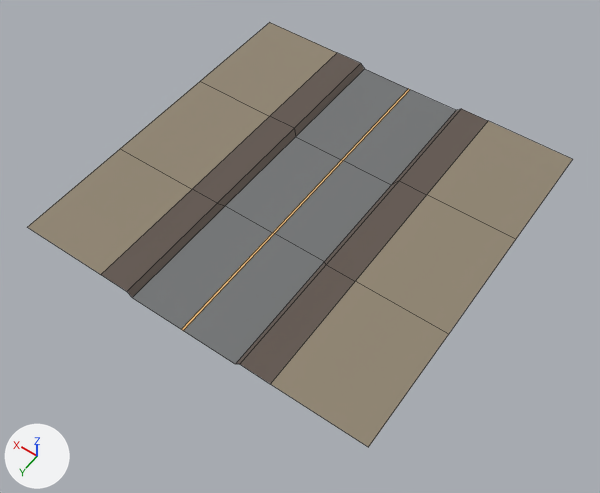
A saved change to the FBX model Assets/Models/Reta.fbx.
Both versions are drawn from a 50 mm camera at (-1.62, 2.34, 3.18) aimed at (-0.06, 0.16, -0.24). The axes (+X, +Y, +Z) are drawn at lower left. The lights are the same throughout. Mesh edges are drawn as thin lines. Where no turn or scale is listed for an object, it has been applied to the vertices.

The first picture shows 'Reta'.
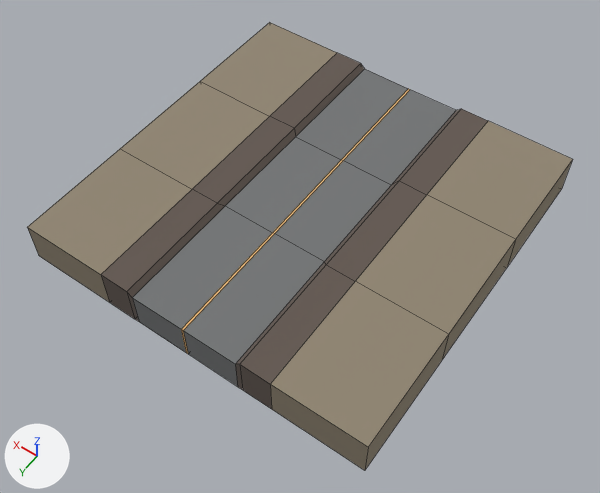
The newer file is also turned or shifted as a whole; pictures and numbers use the older file's frame.

Where the change shows, as pixel boxes [x1, y1, x2, y2] in the pictures (600 x 493 px):
'Reta', reshaped: before [28, 23, 573, 447]; after [27, 23, 573, 470]
part 1 of me_reta, added: after [27, 161, 572, 470]

Patch to the scene script:
```diff
--- a/Assets/Models/Reta.fbx.py
+++ b/Assets/Models/Reta.fbx.py
@@ me_reta @@
 # used by ob_reta; location = (0.0, 0.0, 0.0)
-me_reta.from_pydata(...)  # 40 vertices, 27 faces; spans x -1.0..1.0, y -1.0..1.0, z -0.03..0.0
+me_reta.from_pydata(...)  # 80 vertices, 78 faces; spans x -1.0..1.0, y -1.0..1.0, z -0.23..0.0
+# me_reta part 1
+# 16 vertices are added at x -0.5..0.5, y -0.33..0.33, z -0.23
+# 16 new vertices lie (0.0, 0.0, -0.23) away from vertices in x -1.0..1.0, y -1.0..1.0, z 0.0
+# 8 new vertices lie (0.0, 0.0, -0.2) away from vertices in x -0.31..0.31, y -1.0..1.0, z -0.03
+# 51 new faces join them
 me_reta.materials.append(mat_atlas_lightmap_pack)
```
